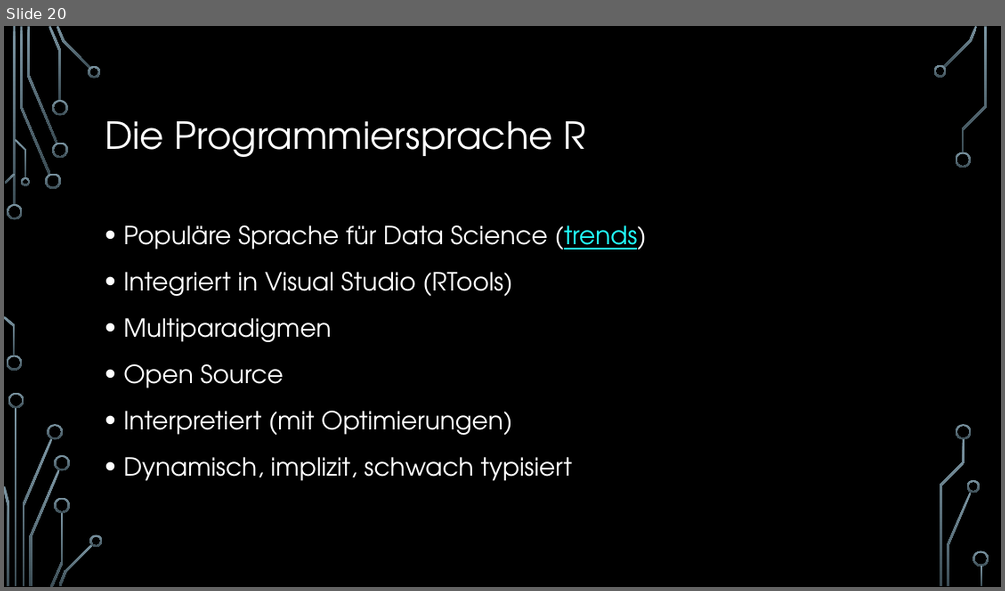
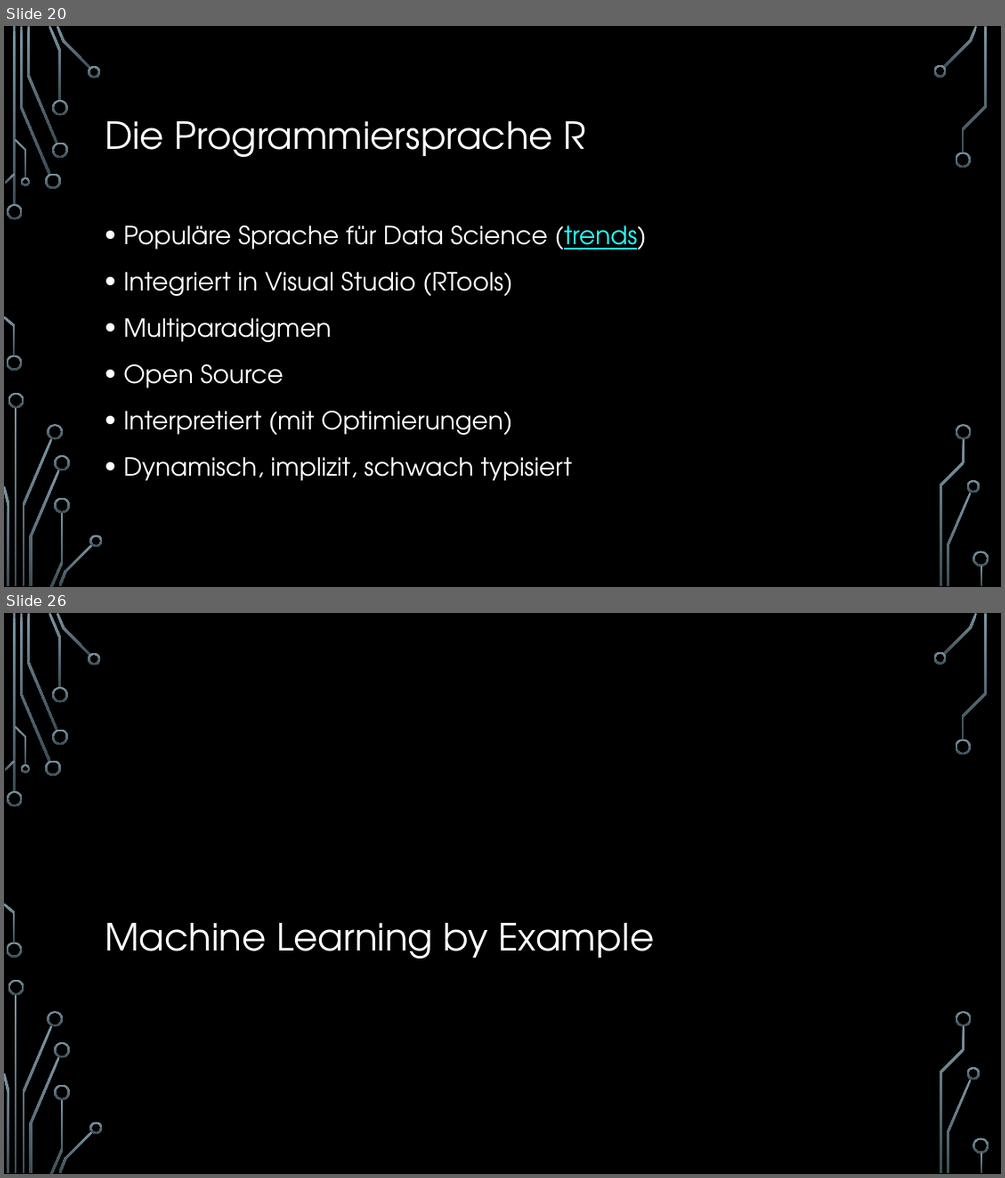
Before and after one commit to hacpro/introduction-machine-learning, a slide deck: presentation.pptx. Shown one above the other, each under a label of ours: slide 20 before the commit, slides 20 and 26 after it; the slides between them are not shown. The pictures are 1005x591 and 1005x1178 pixels, drawn with LibreOffice and Linux fonts; fonts in the diff are those of the drawing; background and template pictures are left out. Boxes give left, top, right and bottom in pixels: in the first picture for what was removed or moved away, otherwise in the second. Text is boxed around its words. In the diff, an @@ line names an element or a change of style, - is before the commit and + after.

```diff
--- a/presentation.pptx
+++ b/presentation.pptx
@@ slide 26 added at <box>4,613,1001,1174</box>, background picture (left out); not listed: 36 template elements that a slide beside it also shows @@
@@ title added at <box>105,923,654,958</box>, 36 pt, text #FFFFFF @@
+Machine Learning by Example
```
Also in this commit, not shown: 3 slides changed, 6 other slides added, 3 other files.
